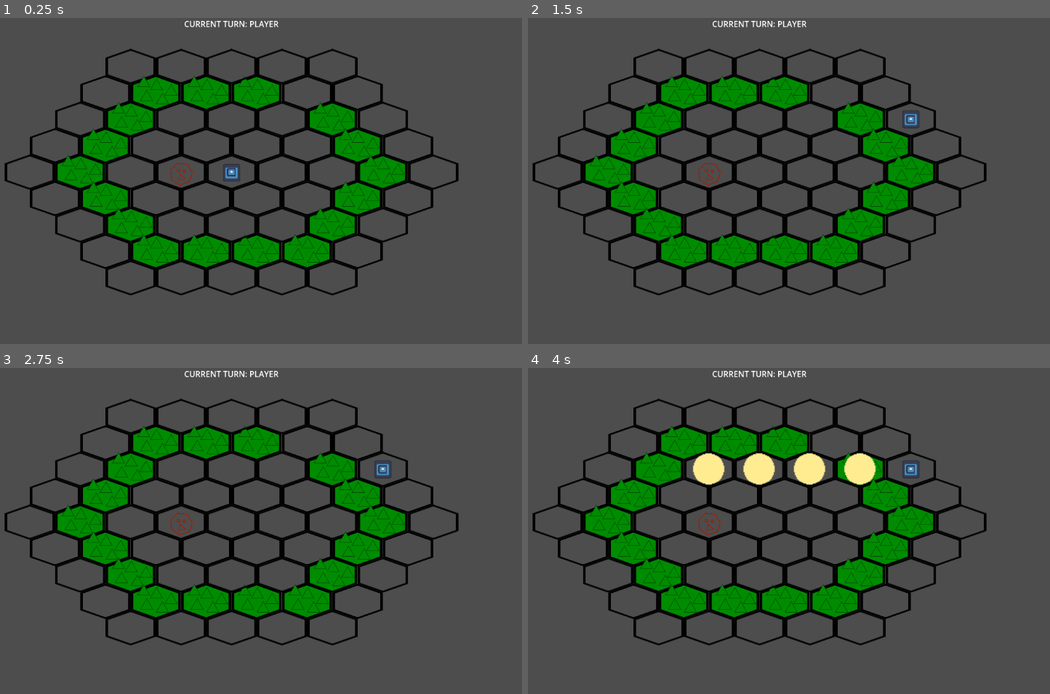
Above: before the commit, frames 1-4 (two rows, left to right).
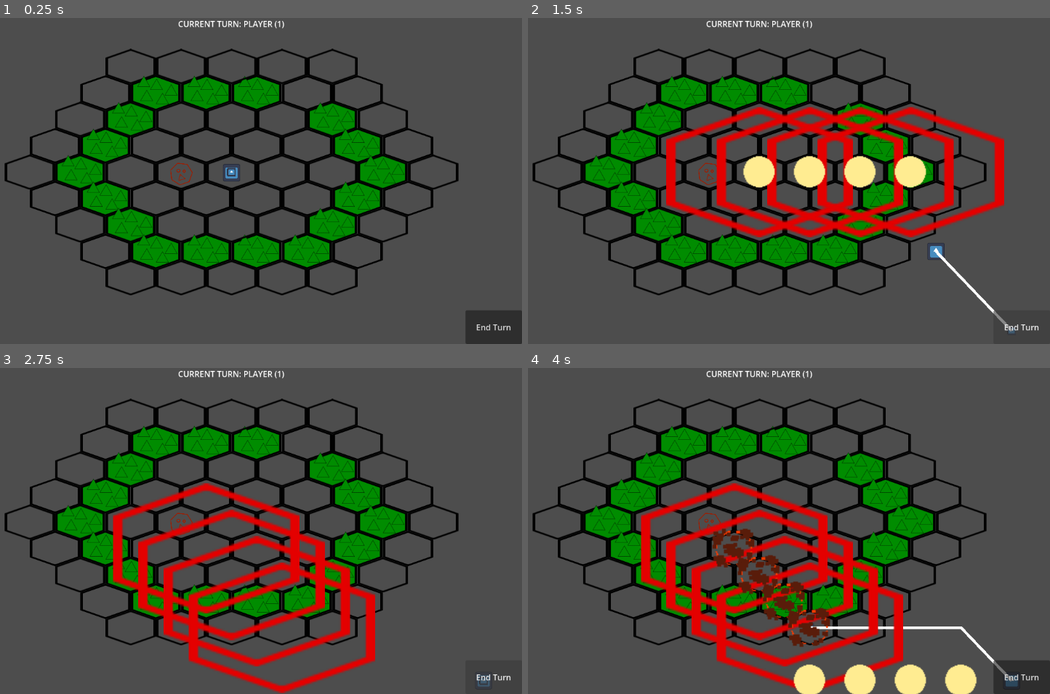
Above: after the commit, the same moments.

Repository: kestrel84/turn-based-thing
Game: Godot game, scene res://initial-scene.tscn
Same seed, same stepped clock (60 frames per second), same inputs: the game is played once before the commit and once after it. The engine's default icon, where the game draws it, is replaced by a stand-in: a white triangle on a blue panel in a dark square.
Inputs (mouse positions are in pixels of both pictures, inside the frame that each line leads up to):
- Up to frame 1 (0.25 s): no input
- Up to frame 2 (1.5 s): click (1023, 327) at 0.5 s, where only the run after the commit has a clickable "End Turn"; click (1023, 327) at 1.25 s, where only the run after the commit has a clickable "End Turn"
- Up to frame 3 (2.75 s): click (495, 677) at 2 s, where only the run after the commit has a clickable "End Turn"
- Up to frame 4 (4 s): move the mouse to (888, 514) at 2.77 s; tap Q (attack one) at 2.85 s; tap E (attack two) at 3.05, 3.6 s; tap Enter at 3.5 s; move the mouse to (642, 547) at 3.52 s; click (642, 547) at 3.8 s

The runs differ from the first frame. In frame 1, 1.3% of the frame differs, in the area x 34-100%, y 0-100%; in frame 2, 12%; in frame 3, 10%; in frame 4, 16%, in the area x 21-100%, y 0-100%.

Commit message:
added enemy attack, 30% of a turn system, player health

Diff:
--- a/initial-scene.tscn
+++ b/initial-scene.tscn
@@ -69,19 +69,20 @@
 [node name="path" type="Line2D" parent="player/cursor" unique_id=517834555]
 width = 41.085
 
-[node name="attack-arc" parent="player" unique_id=946821444 node_paths=PackedStringArray("map") instance=ExtResource("8_xeg3k")]
-map = NodePath("../../map")
+[node name="attack-arc" parent="player" unique_id=946821444 instance=ExtResource("8_xeg3k")]
 
-[node name="attack-line" parent="player" unique_id=633335252 node_paths=PackedStringArray("map") instance=ExtResource("9_a6wsr")]
-map = NodePath("../../map")
+[node name="attack-line" parent="player" unique_id=633335252 instance=ExtResource("9_a6wsr")]
 
-[node name="enemy" type="Node2D" parent="." unique_id=1567290742 groups=["enemies"]]
+[node name="enemy" type="Node2D" parent="." unique_id=1567290742 node_paths=PackedStringArray("attack") groups=["enemies"]]
 position = Vector2(-99.2, -13.775)
 script = ExtResource("11_im6mf")
+attack = NodePath("attack-line")
 
 [node name="enemy sprite" type="Sprite2D" parent="enemy" unique_id=1451242318]
 scale = Vector2(0.14833334, 0.14833334)
 texture = ExtResource("11_a6wsr")
+
+[node name="attack-line" parent="enemy" unique_id=63181736 instance=ExtResource("9_a6wsr")]
 
 [node name="ui" type="Control" parent="." unique_id=1698161239]
 layout_mode = 3
@@ -98,3 +99,11 @@
 offset_bottom = 648.0
 text = "CURRENT TURN: PLAYER"
 horizontal_alignment = 1
+
+[node name="end turn button" type="Button" parent="ui" unique_id=896073400]
+layout_mode = 0
+offset_left = 1040.0
+offset_top = 581.0
+offset_right = 1152.0
+offset_bottom = 648.0
+text = "End Turn"
--- a/scenes/attack-arc.gd
+++ b/scenes/attack-arc.gd
@@ -1,7 +1,7 @@
 extends Node2D
 
 # the map
-@export var map: TileMapLayer
+@onready var map: TileMapLayer = $"%map"
 # the base sprite to use for attacked areas
 @export var attack_sprite: Sprite2D
 # the animated sprite to play when an attack goes off
@@ -64,6 +64,7 @@
 Triggers the begginning of an attack, showing the hitbox.
 """
 func start_attacking():
+	if (attacking): return
 	print("starting to attack")
 	attacking = true
 
@@ -79,6 +80,7 @@
 Resolves the attack, damaging the appropriate entities in the hitbox.
 """
 func attack():
+	if (!attacking): return
 	print("resolving attack")
 
 	# TODO: resolve which enemies/players/whatever are in the hitbox, probably according to the map.
@@ -105,6 +107,7 @@
 Deactivates the hitboxes without resolving the attack.
 """
 func cancel_attack():
+	if (!attacking): return
 	print("cancelling attack")
 	attacking = false
 	for sprite in sprites:
--- a/scenes/attack_line.gd
+++ b/scenes/attack_line.gd
@@ -1,7 +1,7 @@
 extends Node2D
 
 # the map
-@export var map: TileMapLayer
+@onready var map: TileMapLayer = $"%map"
 # the base sprite to use for attacked areas
 @export var attack_sprite: Sprite2D
 # the animated sprite to play when an attack goes off
@@ -55,6 +55,7 @@
 Triggers the begginning of an attack, showing the hitbox.
 """
 func start_attacking():
+	if (attacking): return
 	print("starting to attack")
 	attacking = true
 
@@ -70,6 +71,7 @@
 Resolves the attack, damaging the appropriate entities in the hitbox.
 """
 func attack():
+	if (!attacking): return
 	print("resolving attack")
 
 	# TODO: resolve which enemies/players/whatever are in the hitbox, probably according to the map.
@@ -96,6 +98,7 @@
 Deactivates the hitboxes without resolving the attack.
 """
 func cancel_attack():
+	if (!attacking): return
 	print("cancelling attack")
 	attacking = false
 	for sprite in sprites:
--- a/scripts/enemy.gd
+++ b/scripts/enemy.gd
@@ -1,6 +1,8 @@
 extends Node2D
 
 @onready var map = $"%map"
+@onready var gamemaster = $"%gamemaster"
+@onready var player = $"../player"
 
 @export var MAX_HEALTH: int = 4
 @export var TURN_ID: int = -1
@@ -9,12 +11,23 @@
 
 var current_map_pos: Vector2i # the current position of the enemy in map coords
 
+@export var attack: Node2D
+
 # Called when the node enters the scene tree for the first time.
 func _ready() -> void:
 	health = MAX_HEALTH
 	map.disable_tile_global(global_position)
 	current_map_pos = map.local_to_map(global_position)
 	map.hittable_objects[current_map_pos] = on_hit
+	gamemaster.turn_changed.connect(func (turn):
+		if (turn == TURN_ID):
+			if (attack.attacking):
+				attack.attack()
+			attack.start_attacking()
+			attack.attack_angle = (player.global_position - global_position).angle()
+			gamemaster.turn -= 1
+	)
+
 
 # Called every frame. 'delta' is the elapsed time since the previous frame.
 func _process(_delta: float) -> void:
--- a/scripts/gamemaster.gd
+++ b/scripts/gamemaster.gd
@@ -4,7 +4,10 @@
 
 var turn: int = 1: # the current turn. numbers above zero indicate player turns, numbers below zero indicate enemy turns, and 0 indicates neither. each player and enemy has a unique number.
 	set(val):
+		turn = val
+		print("turn changed to ", val)
 		turn_changed.emit(val)
+
 
 @export var NUM_PLAYERS: int = 1
 @export var NUM_ENEMIES: int = 1
@@ -18,7 +21,10 @@
 # Called every frame. 'delta' is the elapsed time since the previous frame.
 func _process(delta: float) -> void:
 	# when all players have taken their turn, shift it to enemies, and vice versa
+	#print("turn: %d, NUM_PLAYERS: %d" % [turn, NUM_PLAYERS])
 	if turn > NUM_PLAYERS:
+		print("switching to enemies")
 		turn = -1
 	if turn < -NUM_ENEMIES:
+		print("switching to players")
 		turn = 1
--- a/scripts/player.gd
+++ b/scripts/player.gd
@@ -5,24 +5,42 @@
 @onready var attack_2: Node2D = $"attack-line"
 
 @onready var gamemaster = $"%gamemaster"
+@onready var map = $"%map"
+var current_map_pos: Vector2i
 
 @export var TURN_ID = 1
 
-@export var speed: int = 5 # hexes per turn
-@export var actions: int = 2 # attacks per turn
+@export var SPEED: int = 5 # hexes per turn
+@export var ACTIONS: int = 2 # attacks per turn
+@export var HEALTH: int = 1 # max health
 
+var current_health: int
 var remaining_speed: int
 var remaining_actions: int
 
 # Called when the node enters the scene tree for the first time.
 func _ready() -> void:
-	remaining_speed = speed
-	remaining_actions = actions
-	gamemaster.turn_changed.connect(func(turn): if (turn == TURN_ID): remaining_speed = speed; remaining_actions = actions) # on turn changed
+	# set up trackers
+	current_health = HEALTH
+	remaining_speed = SPEED
+	remaining_actions = ACTIONS
+
+	# set up being hittable
+	current_map_pos = map.local_to_map(global_position)
+	map.hittable_objects[current_map_pos] = _on_hit
+
+
+	# set up turn changed watcher
+	gamemaster.turn_changed.connect(func(turn): if (turn == TURN_ID): remaining_speed = SPEED; remaining_actions = ACTIONS) # on turn changed
 
 # Called every frame. 'delta' is the elapsed time since the previous frame.
 func _process(_delta: float) -> void:
 	handle_input()
+
+	if attack_1.attacking:
+		attack_1.attack_angle = to_local(get_global_mouse_position()).angle()
+	if attack_2.attacking:
+		attack_2.attack_angle = to_local(get_global_mouse_position()).angle()
 
 
 func handle_input():
@@ -36,8 +54,7 @@
 			cursor.visible = true
 			remaining_actions -= 1
 		else:
-			position = cursor.global_position
-			remaining_speed -= cursor.path_map_coords.size() - 1
+			_move()
 
 	if Input.is_action_just_pressed("attack one"):
 		if attack_1.attacking:
@@ -71,7 +88,18 @@
 			attack_2.cancel_attack()
 			cursor.visible = true
 
-	if attack_1.attacking:
-		attack_1.attack_angle = to_local(get_global_mouse_position()).angle()
-	if attack_2.attacking:
-		attack_2.attack_angle = to_local(get_global_mouse_position()).angle()
+func _move():
+	map.hittable_objects.erase(current_map_pos) # get rid of last one
+	current_map_pos = map.local_to_map(global_position) # calculate new position
+	map.hittable_objects[current_map_pos] = _on_hit # add it to hittable objects
+	position = cursor.global_position
+	remaining_speed -= cursor.path_map_coords.size() - 1
+
+func _on_hit(attacker_groups: Array[StringName]):
+	if (!attacker_groups.has("enemies")): return
+	current_health -= 1
+	if current_health <= 0:
+		_die()
+
+func _die():
+	print("i'm dead :skull:")
--- a/scripts/ui.gd
+++ b/scripts/ui.gd
@@ -2,26 +2,33 @@
 
 @onready var turn_indicator = $"turn indicator"
 @onready var gamemaster = $"%gamemaster"
+@onready var end_turn_button = $"end turn button"
 
-var turn_comparator # var for holding the current turn, for comparing against the gamemaster's current turn so as to run things when it changes.
+
 
 # Called when the node enters the scene tree for the first time.
 func _ready() -> void:
-	turn_comparator = gamemaster.turn
 	if gamemaster.turn == 0:
-		turn_indicator.text = "NEITHER SIDE'S TURN"
+		turn_indicator.text = "NEITHER SIDE'S TURN (%d)" % gamemaster.turn
 	elif gamemaster.turn > 0:
-		turn_indicator.text = "CURRENT TURN: PLAYER"
+		turn_indicator.text = "CURRENT TURN: PLAYER (%d)" % gamemaster.turn
 	elif gamemaster.turn < 0:
-		turn_indicator.text = "CURRENT TURN: ENEMY"
+		turn_indicator.text = "CURRENT TURN: ENEMY (%d)" % gamemaster.turn
+
+	gamemaster.turn_changed.connect(func (turn):
+		if turn == 0:
+			turn_indicator.text = "NEITHER SIDE'S TURN (%d)" % turn
+		elif turn > 0:
+			turn_indicator.text = "CURRENT TURN: PLAYER (%d)" % turn
+		elif turn < 0:
+			turn_indicator.text = "CURRENT TURN: ENEMY (%d)" % turn
+	)
+	end_turn_button.pressed.connect(func ():
+		print("ending turn")
+		gamemaster.turn += 1 # go to next player on turn end
+	)
+
 
 # Called every frame. 'delta' is the elapsed time since the previous frame.
 func _process(delta: float) -> void:
-	if turn_comparator != gamemaster.turn: # if gamemaster.turn has changed
-		if gamemaster.turn == 0:
-			turn_indicator.text = "NEITHER SIDE'S TURN"
-		elif gamemaster.turn > 0:
-			turn_indicator.text = "CURRENT TURN: PLAYER"
-		elif gamemaster.turn < 0:
-			turn_indicator.text = "CURRENT TURN: ENEMY"
-		turn_comparator = gamemaster.turn
+	pass
